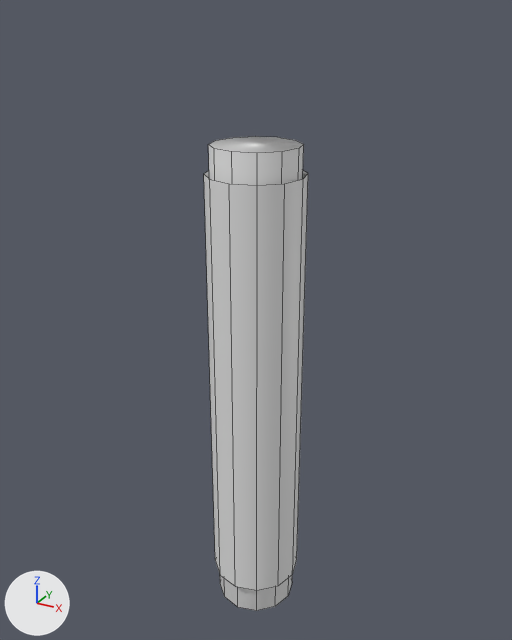
The Blender file working/subahu/TinFoilRoll/TinFoilRoll.blend: old version first, new version second.
Both versions are drawn from a 50 mm lens placed at (0.533, -0.969, 1.073), pointed at (-0.011, 0.02, 0.579). Every picture has the same lights, and +X, +Y and +Z are marked at lower left. Mesh edges are drawn as thin lines.
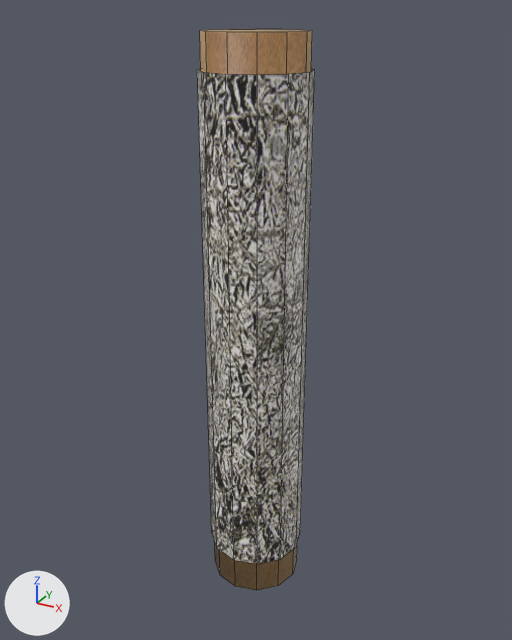
The newer file is also rescaled (x1.028), turned or shifted as a whole; pictures and numbers use the older file's frame.

Location of each change, [x1, y1, x2, y2] in pixels of the pictures (512 x 640 px):
'Foil', added: after [197, 69, 315, 564]
'Circle', reshaped (8% wider, 33% taller): before [204, 170, 308, 590]; after [200, 29, 312, 590]
'Cylinder', deleted: before [208, 136, 304, 611]
part 1 of me_circle, built on: after [202, 29, 310, 32]
part 2 of me_circle, recoloured (grey to brown): before [204, 170, 308, 590]; after [200, 31, 312, 590]

Diff of the bpy script that builds the scene:
```diff
--- a/working/subahu/TinFoilRoll/TinFoilRoll.blend.py
+++ b/working/subahu/TinFoilRoll/TinFoilRoll.blend.py
@@ img_cardboard_texture_jpeg @@
+img_cardboard_texture_jpeg = load_image('cardboard-texture.jpeg', 'Textures/cardboard-texture.jpeg', 4000, 2667, 'sRGB')
@@ img_tin_foil_jpg @@
+img_tin_foil_jpg = load_image('tin-foil.jpg', 'Textures/tin-foil.jpg', 400, 300, 'sRGB')
@@ mat_cardboard_texture_jpeg @@
+mat_cardboard_texture_jpeg = principled_material('cardboard-texture.jpeg')
+mat_cardboard_texture_jpeg.texture = img_cardboard_texture_jpeg
@@ mat_tin_foil_jpg @@
+mat_tin_foil_jpg = principled_material('tin-foil.jpg')
+mat_tin_foil_jpg.texture = img_tin_foil_jpg
@@ me_circle @@
 # used by ob_circle; location = (0.0, 0.0, 0.083); scale = (0.0814, 0.0814, 0.0814)
 # verts and faces of me_circle; kept vertices keep their numbers, new ones are numbered from 24
 # before: 0 (0.0, 1.0, -0.19), 1 (-0.5, 0.87, -0.19), 2 (-0.87, 0.5, -0.19), 3 (-1.0, 0.0, -0.19), 4 (-0.87, -0.5, -0.19) at pixel (215, 560)
 # before: 5 (-0.5, -0.87, -0.19) at pixel (220, 575), 6 (0.0, -1.0, -0.19) at pixel (235, 586), 7 (0.5, -0.87, -0.19) at pixel (256, 590), 8 (0.87, -0.5, -0.19) at pixel (278, 585), 9 (1.0, 0.0, -0.19) at pixel (292, 574)
 # before: 10 (0.87, 0.5, -0.19) at pixel (296, 559), 11 (0.5, 0.87, -0.19), 12 (0.0, 1.0, 9.28), 13 (-0.5, 0.87, 9.28), 14 (-0.87, 0.5, 9.28)
 # before: 15 (-1.0, 0.0, 9.28), 16 (-0.87, -0.5, 9.28) at pixel (203, 173), 17 (-0.5, -0.87, 9.28) at pixel (209, 179), 18 (0.0, -1.0, 9.28) at pixel (229, 183), 19 (0.5, -0.87, 9.28) at pixel (257, 185)
 # before: 20 (0.87, -0.5, 9.28) at pixel (284, 183), 21 (1.0, 0.0, 9.28) at pixel (303, 178), 22 (0.87, 0.5, 9.28) at pixel (308, 173), 23 (0.5, 0.87, 9.28)
-me_circle.from_pydata(...)  # 24 vertices, 12 faces; spans x -1.0..1.0, y -1.0..1.0, z -0.19..9.28
+me_circle.from_pydata(...)  # 24 vertices, 14 faces; spans x -1.0..1.0, y -1.0..1.0, z -0.19..11.81
+# me_circle part 1
+for i in [*range(12, 24)]: verts[i] += (0.0, 0.0, 2.53)
+faces += [(12, 13, 14, 15, 16, 17, 18, 19, 20, 21, 22, 23), (0, 11, 10, 9, 8, 7, 6, 5, 4, 3, 2, 1)]
+# me_circle part 2: 12 faces spanning x -1.0..1.0, y -1.0..1.0, z -0.19..11.81 switch from no material to mat_cardboard_texture_jpeg (picture img_cardboard_texture_jpeg)
@@ me_circle_1 @@
+me_circle_1.from_pydata(...)  # 24 vertices, 12 faces; spans x -0.089..0.089, y -0.089..0.089, z -0.018..0.861
+me_circle_1.polygons.foreach_set('use_smooth', [True] * 12)
+me_circle_1.materials.append(mat_tin_foil_jpg)  # picture img_tin_foil_jpg
@@ ob_cylinder @@
-ob_cylinder = bpy.data.objects.new('Cylinder', me_cylinder)
-ob_cylinder.location = (0.0, 0.0, 0.445)
-ob_cylinder.scale = (0.0729, 0.0729, 0.437)
@@ ob_foil @@
+ob_foil = bpy.data.objects.new('Foil', me_circle_1)
+ob_foil.location = (0.0, 0.0, 0.153)
+ob_foil.scale = (0.973, 0.973, 0.973)
```
